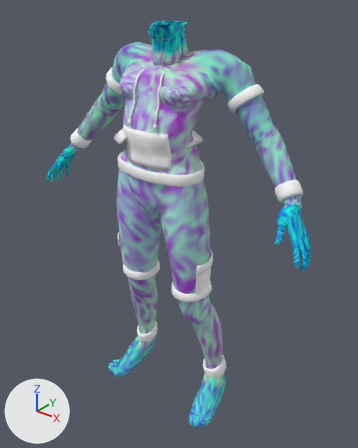
Before and after pictures for a commit that changed the glTF model godot-world-fracture/models/operators/bodies/civ-nyx-female.glb.
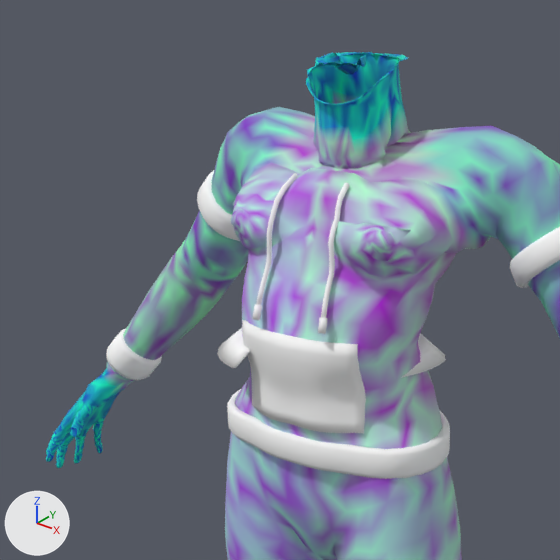
Old and new are each drawn whole from a camera (50 mm lens) standing at (1.047, -1.278, 1.561) and looking at (0.032, -0.009, 0.774) and again close up on the part from 8% to 69% of the width and 0% to 49% of the height. Arrows for +X, +Y and +Z are at lower left; the lights stay in place. The older version's two pictures come first.

In view in the first close-up: 'Piece_cuffs', 'Piece_hem', 'Piece_pocket', 'Piece_shirt_collar', 'Piece_sleeve_hems', 'Piece_strings', 'civilian'.
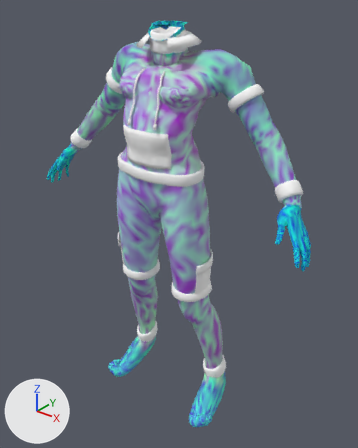
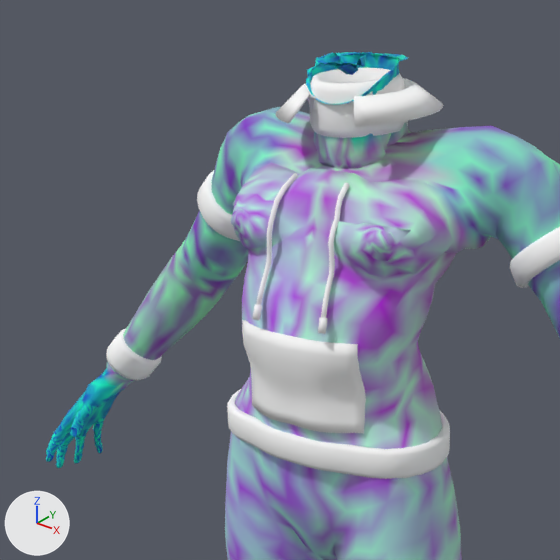
The change, as a list of edits to the scene's bpy script:
```text
Change me_piece_rib_collar:
    used by ob_piece_rib_collar; location = (0.0, 0.0, 0.0)
    remove me_piece_rib_collar.from_pydata(...)  # 240 vertices, 480 faces; spans x -0.119..0.099, y -0.171..0.004, z 1.082..1.142
    add me_piece_rib_collar.from_pydata(...)  # 240 vertices, 480 faces; spans x -0.06..0.074, y -0.093..0.028, z 1.369..1.439
    me_piece_rib_collar part 1: 240 of 240 vertices moved; they spanned x -0.119..0.099, y -0.171..0.004, z 1.082..1.142 and now span x -0.06..0.074, y -0.093..0.028, z 1.369..1.439; mean shift (0.017, 0.038, 0.292)
Change me_piece_shirt_collar:
    used by ob_piece_shirt_collar; location = (0.0, 0.0, 0.0)
    remove me_piece_shirt_collar.from_pydata(...)  # 280 vertices, 556 faces; spans x -0.16..0.14, y -0.206..0.045, z 1.082..1.131
    add me_piece_shirt_collar.from_pydata(...)  # 280 vertices, 556 faces; spans x -0.101..0.116, y -0.128..0.067, z 1.37..1.429
    me_piece_shirt_collar part 2: 280 of 280 vertices moved; they spanned x -0.16..0.14, y -0.206..0.045, z 1.082..1.131 and now span x -0.101..0.116, y -0.128..0.067, z 1.37..1.429; mean shift (0.019, 0.033, 0.293)
```

Location of each change, (x1, y1, x2, y2) in pixels of the close-ups (560 x 560 px; the box of a moved part takes in the faces that stretch with it):
'Piece_shirt_collar', reshaped
    before: (217, 328, 446, 378)
    after: (275, 78, 443, 136)
part 1 of me_piece_rib_collar, moved or reshaped (not visible before)
    after: (309, 67, 407, 138)
